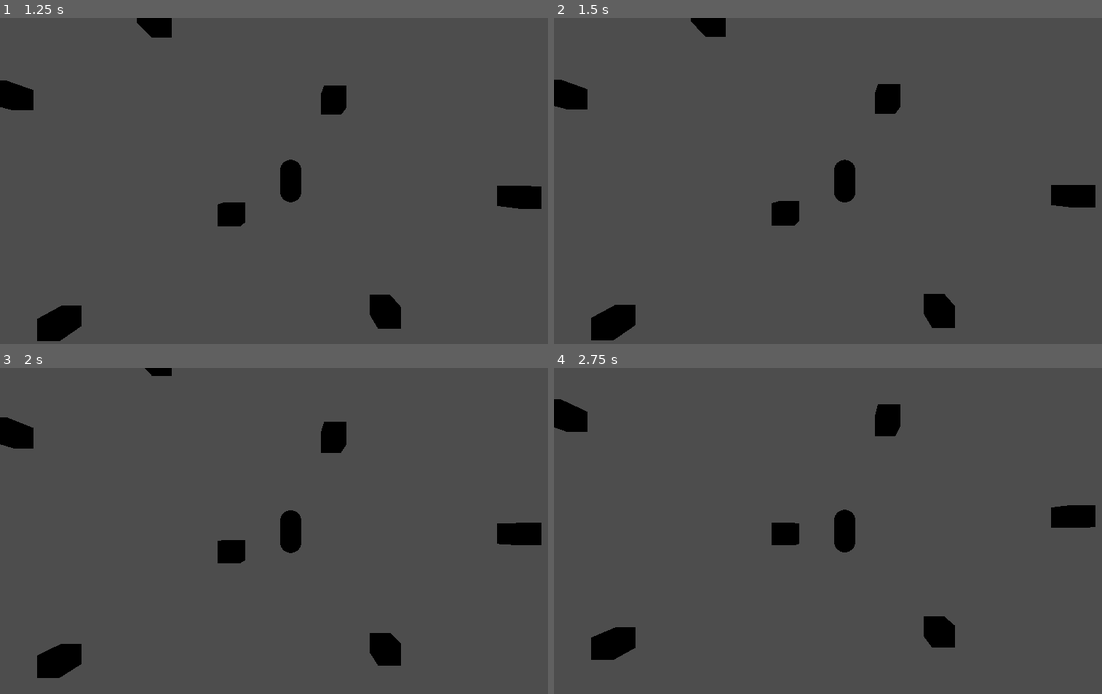
Above: before the commit, frames 1-4 (two rows, left to right).
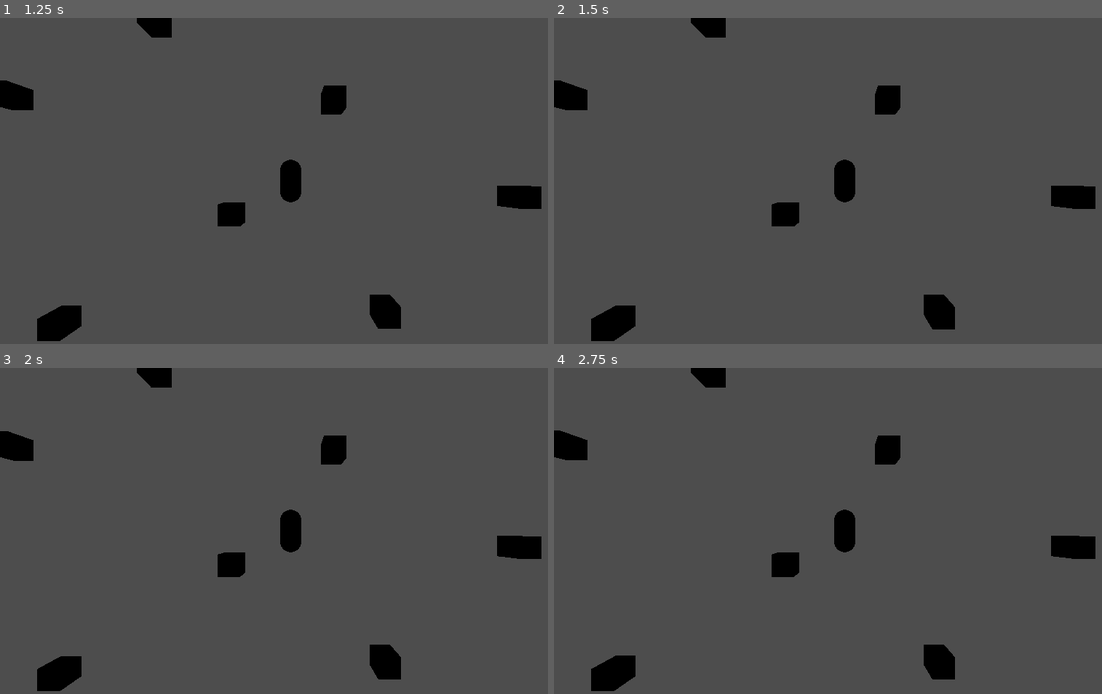
Above: after the commit, the same moments.

Repository: Herodegon/cargamedemo
Game: Godot game, scene res://scenes/game.tscn
Two runs of this game, one before a commit and one after it. Both use one fixed random seed, a clock stepped at 60 frames per second and the inputs below.
Inputs:
- Up to frame 1 (1.25 s): tap Enter at 0.5 s; hold D (turn_right) from 0.53 s (still down)
- Up to frame 2 (1.5 s): tap Space at 1.25 s; release D (turn_right) at 1.28 s; hold S (brake) from 1.28 s (still down)
- Up to frame 3 (2 s): keep holding S (brake)
- Up to frame 4 (2.75 s): release S (brake) at 2.03 s; hold D (turn_right) from 2.03 s (still down)

Frame 1 is identical in both runs. In frame 2, 0.3% of the frame differs, in the area x 0-99%, y 1-100%; in frame 3, 3.2%; in frame 4, 6.2%, in the area x 0-99%, y 0-100%.

Commit message:
Rewrote velocity calculation to allow more control regarding car feel

Diff:
--- a/scripts/obj_player.gd
+++ b/scripts/obj_player.gd
@@ -42,6 +42,7 @@
 @export var reverse_speed := 5.0
 @export var max_acceleration := 2.5
 @export var turn_angle := PI/6
+@export var friction := 0.7
 
 @export_group("Wheels")
 @export var wheel_radius := 0.5
@@ -81,6 +82,17 @@
 			if (dir_y >= 0.0):
 				curr_state = CarStates.NEUTRAL
 
+func calc_steering(angle: float, player_turn_dir: Vector3, player_accel_dir: Vector3) -> Vector3:
+	# Used to decide car handling at steering angles greater than max_turn_amount
+	#var max_turn_amount = (forward_velocity/max_speed) * 0.8
+	var steering_x = player_turn_dir * cos(angle)
+	var steering_y = player_accel_dir * sin(angle)
+	# Turning is perpendicular to and dependent on the direction the car is facing
+	var steering = steering_x + steering_y
+	#print("Difference: ", (180/PI)*angle_difference(atan2(steering.z, steering.x), atan2(player_turn_dir.z, player_turn_dir.x)))
+
+	return steering
+
 func _physics_process(delta: float) -> void:
 	clear_debug_nodes()
 
@@ -99,37 +111,39 @@
 	var forward_velocity = velocity.length()
 	change_state(forward_velocity,-input_dir.z)
 
-	# Calculate the player's velocity based on the current state
-	var player_velocity := Vector3.ZERO
+	# Calculate the player's max velocity based on the current state
+	var max_player_velocity := Vector3.ZERO
 	match (curr_state):
 		CarStates.DRIVE:
 			if (forward_velocity < 0.0):
-				player_velocity = Vector3.ZERO
+				max_player_velocity = Vector3.ZERO
 			else:
-				player_velocity = accel_dir * max_speed
+				max_player_velocity = accel_dir * max_speed
 		CarStates.REVERSE:
-			player_velocity = accel_dir * reverse_speed
+			max_player_velocity = accel_dir * reverse_speed
 		CarStates.NEUTRAL:
-			player_velocity = Vector3.ZERO
+			max_player_velocity = Vector3.ZERO
 
 	var wheel_steering := Vector3.ZERO
 	var front_wheel := (scale.z/4.0) * forward_dir
 	var back_wheel := (scale.z/4.0) * -forward_dir
 	if (forward_velocity != 0.0 && !turn_dir.is_zero_approx()):
-		# Used to decide car handling at steering angles greater than max_turn_amount
-		#var max_turn_amount = (forward_velocity/max_speed) * 0.8
-		var steering_x = turn_dir * cos(turn_angle)
-		var steering_y = accel_dir * sin(turn_angle)
-		# Turning is perpendicular to and dependent on the direction the car is facing
-		wheel_steering = (turn_dir + steering_x + steering_y)*player_velocity.length()
-		#print("Difference: ", (180/PI)*angle_difference(atan2(wheel_steering.z, wheel_steering.x), atan2(turn_dir.z, turn_dir.x)))
+		wheel_steering = calc_steering(turn_angle, turn_dir, accel_dir)
 
-	front_wheel += wheel_steering
-	back_wheel += player_velocity
+	#velocity = accel_dir * 15.0
+
+	front_wheel += wheel_steering * delta
+	back_wheel += velocity * delta
 
 	print("Wheel Steering: ", wheel_steering.length())
 
-	velocity = velocity.move_toward(front_wheel + back_wheel, max_acceleration * delta)
+	var new_heading = (front_wheel - back_wheel).normalized()
+	velocity = (new_heading * velocity.length()) + (max_acceleration * accel_dir * delta) - (friction * velocity.normalized() * delta)
+	print("Velocity: ", velocity)
+	if (velocity.length() > max_speed):
+		velocity = velocity.normalized() * max_speed
+	elif (velocity.length() < -reverse_speed):
+		velocity = velocity.normalized() * -reverse_speed
 
 	#move_camera(camera_offset + pos + Vector3(0.0, forward_velocity * 0.1, 0.0))
 	move_camera((1.0 * camera_offset) + pos)
@@ -146,7 +160,7 @@
 		#accel_dir,
 		#turn_dir,
 		#wheel_steering,
-		#player_velocity,
+		#max_player_velocity,
 		#front_wheel,
 		#back_wheel,
 		#-global_transform.basis.x.normalized(),
